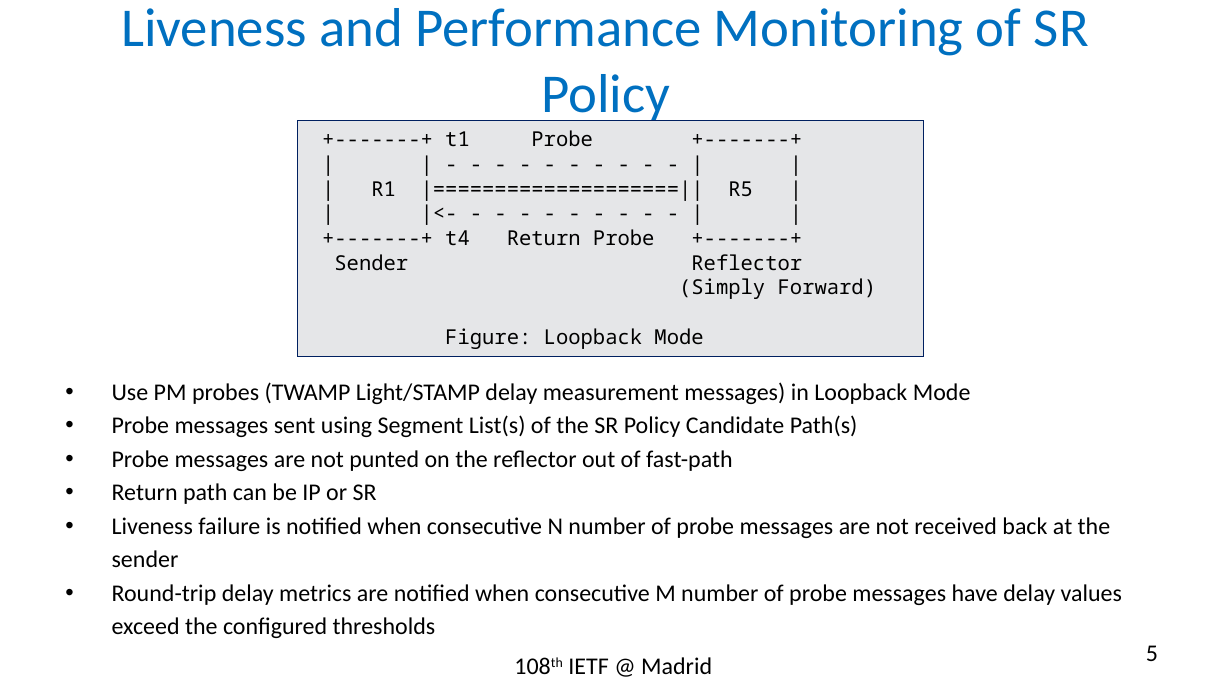
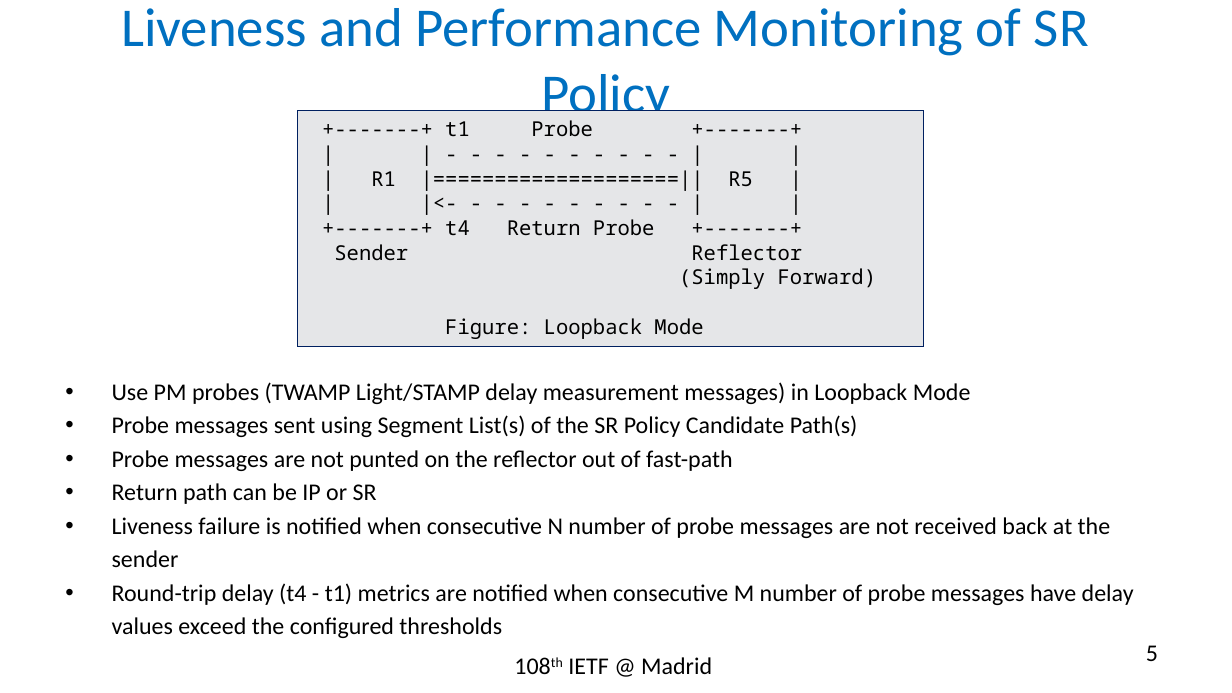
Before and after one commit to rakgandhi/ietf-slides, a slide deck: slide 5 of draft-gandhi-spring-sr-enhanced-plm-01.pptx. Drawn at 1232x693 pixels with LibreOffice and Linux fonts; fonts in the diff are those of the drawing. Boxes give left, top, right and bottom in pixels: in the first picture for what was removed or moved away, otherwise in the second. Text is boxed around its words. In the diff, an @@ line names an element or a change of style, - is before the commit and + after.

```diff
--- a/draft-gandhi-spring-sr-enhanced-plm-01.pptx
+++ b/draft-gandhi-spring-sr-enhanced-plm-01.pptx
@@ rectangle "+-------+ t1 Probe +-------+" moved from (x1=298, y1=121, x2=924, y2=357) to (x1=298, y1=111, x2=924, y2=347) @@
@@ text at (x1=112, y1=583, x2=1134, y2=638): text changed @@
-• Round-trip delay metrics are notified when consecutive M number of probe messages have delay values exceed the configured thresholds
+• Round-trip delay (t4 - t1) metrics are notified when consecutive M number of probe messages have delay values exceed the configured thresholds
```
Also in this commit, not shown: 1 other slide changed, 1 other file.
